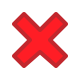
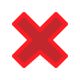
Before/after of a w=80, h=80 layered artwork. What changed in the layer stack:
painted on "Objet dynamique vectoriel" over <box>12,12,68,68</box>
